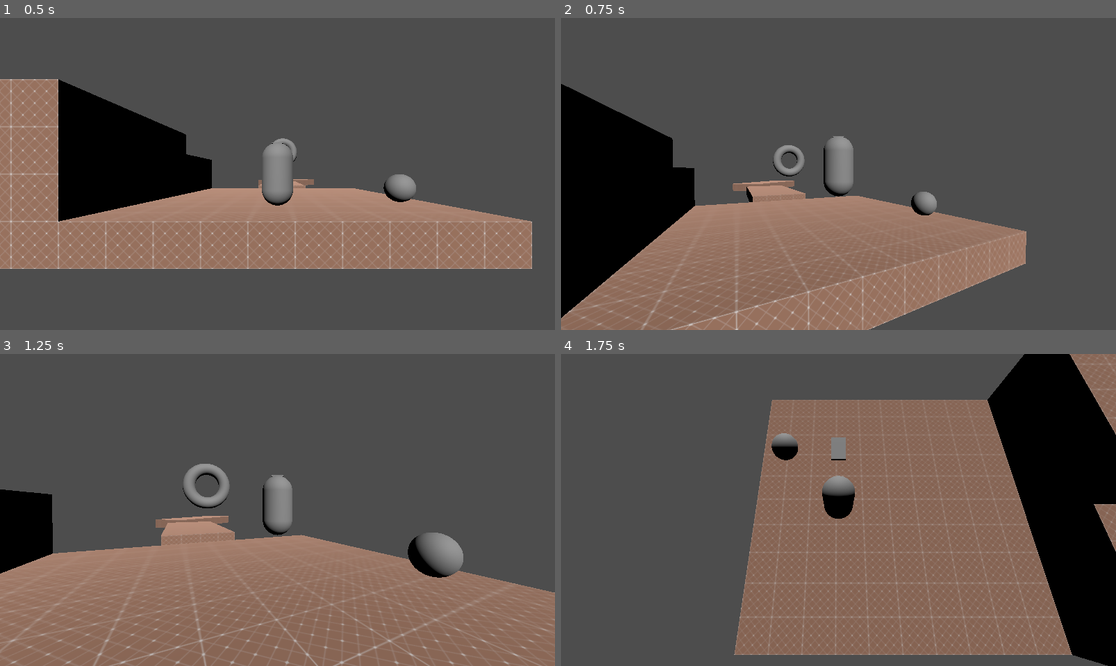
Above: before the commit, frames 1-4 (two rows, left to right).
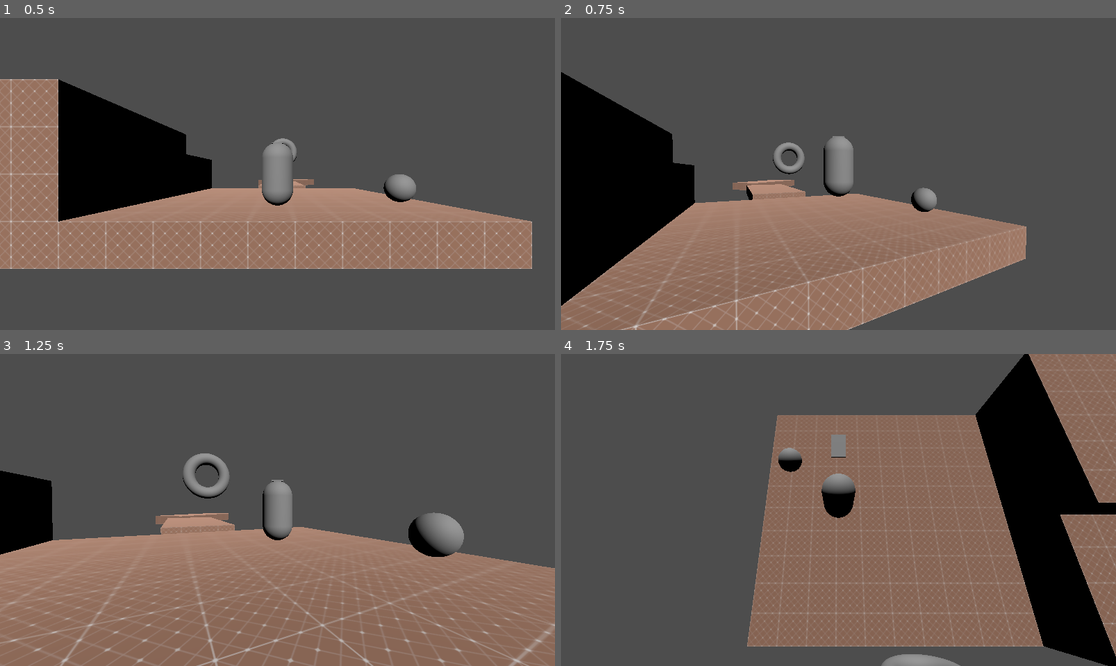
Above: after the commit, the same moments.

Repository: Nigel-Karunaratne/3DPlatformer_Godot4
Game: Godot game, scene res://level_scenes/test_level.tscn
Two runs of this game, one before a commit and one after it. Both use one fixed random seed, a clock stepped at 60 frames per second and the inputs below. The project has no main scene, so this scene is started directly.
Inputs (mouse positions are in pixels of both pictures, inside the frame that each line leads up to):
- Up to frame 1 (0.5 s): no input
- Up to frame 2 (0.75 s): tap Enter at 0.5 s; move the mouse to (866, 174) at 0.52 s; hold W (move_forward) from 0.53 s (still down); tap Space (jump) at 0.6 s
- Up to frame 3 (1.25 s): keep holding W (move_forward); tap Space (jump) at 0.77, 1.07 s
- Up to frame 4 (1.75 s): keep holding W (move_forward); move the mouse to (810, 510) at 1.27 s; tap R at 1.35 s; tap Space (jump) at 1.52, 1.55 s

Frame 1 is identical in both runs. In frame 2, 4.3% of the frame differs, in the area x 0-84%, y 17-100%; in frame 3, 9.4%; in frame 4, 16%, in the area x 31-100%, y 0-100%.

Commit message:
Improved Jump
made short hopping's velocity multiplier into a const.
removed jump buffering, or when the player could hold jump while jumping to instantly jump again when they landed.

Diff:
--- a/scripts/player_move.gd
+++ b/scripts/player_move.gd
@@ -11,25 +11,26 @@
 const JUMP_VELOCITY = 12
 const ANGULAR_SPEED = TAU * 2
 
+const SHORT_HOP_MULTIPLIER = 0.5
+
 @export var friction = 0.8
 
 # Input Processing variables
 var _move_axis = Vector3.ZERO
 var jump_pressed = false
+var is_currently_jumping = false
 
 func _process(_delta):
 	var h = Input.get_axis("move_left", "move_right")
 	var v = Input.get_axis("move_back", "move_forward")
 	_move_axis = Vector3(h, 0, -v).normalized() # -Z is forward
-
+	jump_pressed = Input.is_action_just_pressed("jump")
 
 
 func _unhandled_input(event):
-	jump_pressed = Input.is_action_just_pressed("jump")
-
-	if Input.is_action_just_released("jump") and velocity.y > 0:
-		velocity.y *= 0.5 #! Enables Short Hopping?
-		#TODO - MAKE CONSTANT
+	# Short Hopping
+	if Input.is_action_just_released("jump") and is_currently_jumping and velocity.y > 0:
+		velocity.y *= SHORT_HOP_MULTIPLIER
 
 	if event is InputEventKey and event.pressed:
 		if event.keycode == KEY_T:
@@ -42,8 +43,12 @@
 
 	if not is_on_floor():
 		velocity.y -= GRAVITY * delta
+	elif is_currently_jumping: # Landed back on ground
+		is_currently_jumping = false
+
 	if jump_pressed && is_on_floor():
 		velocity.y = JUMP_VELOCITY
+		is_currently_jumping = true
 
 	velocity.x += _move_axis.x * ACCEL_SPEED
 	velocity.z += _move_axis.z * ACCEL_SPEED
@@ -52,21 +57,18 @@
 	velocity.z *= friction
 
 	if _move_axis.length_squared() > 0:
-
 		# Rotate the Player
 		var look_direction = Vector2(-velocity.z, -velocity.x)
 		var target_angle = look_direction.angle()
 		rotation.y = target_angle
 		pass
 
-
 	if Vector2(velocity.x, velocity.z).length() < 0.1:
 		velocity.x = 0
 		velocity.z = 0
+
 	print(Vector2(velocity.x, velocity.z).length())
 	move_and_slide()
-
-
 
 func launch_player_spring(new_velocity: Vector3):
 	velocity = new_velocity
